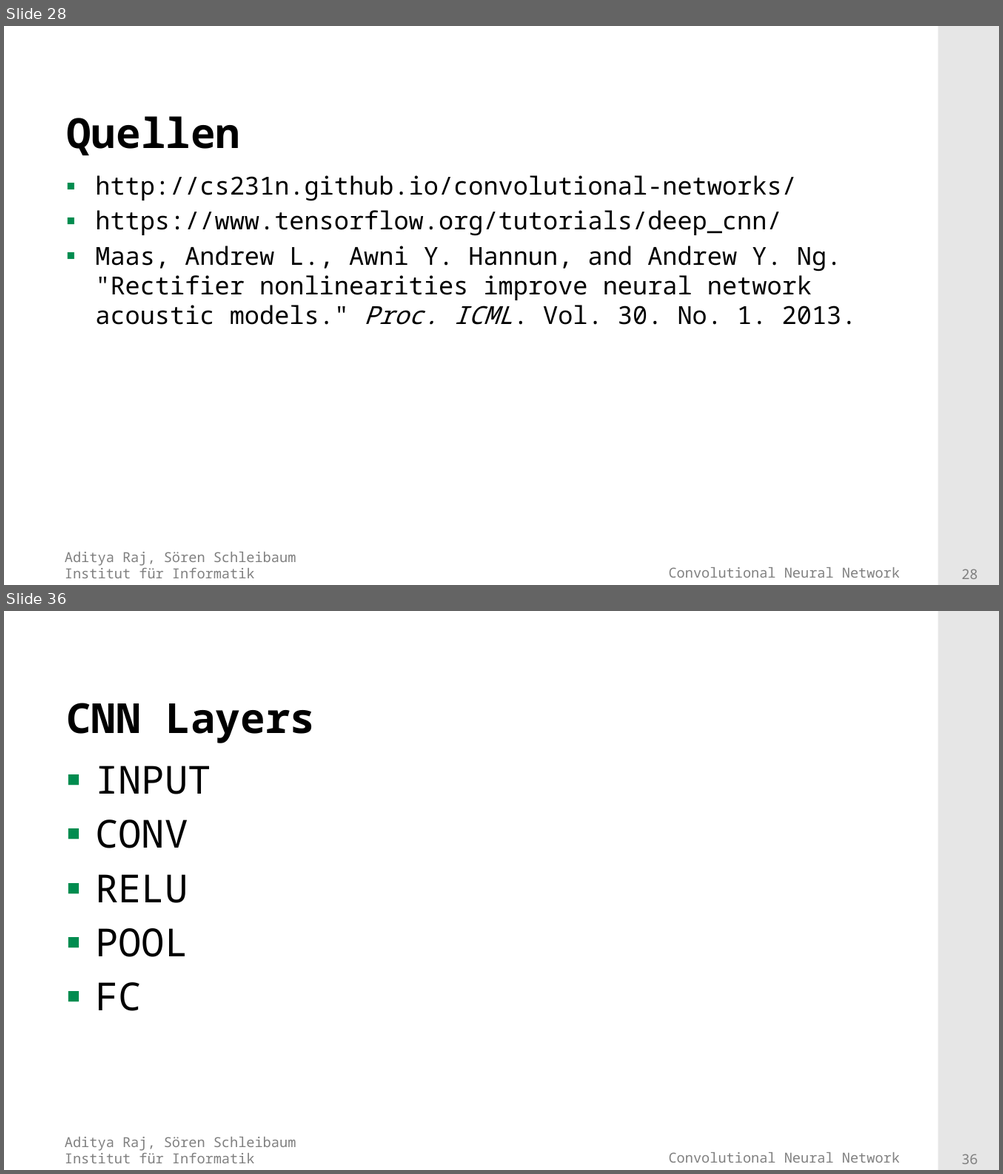
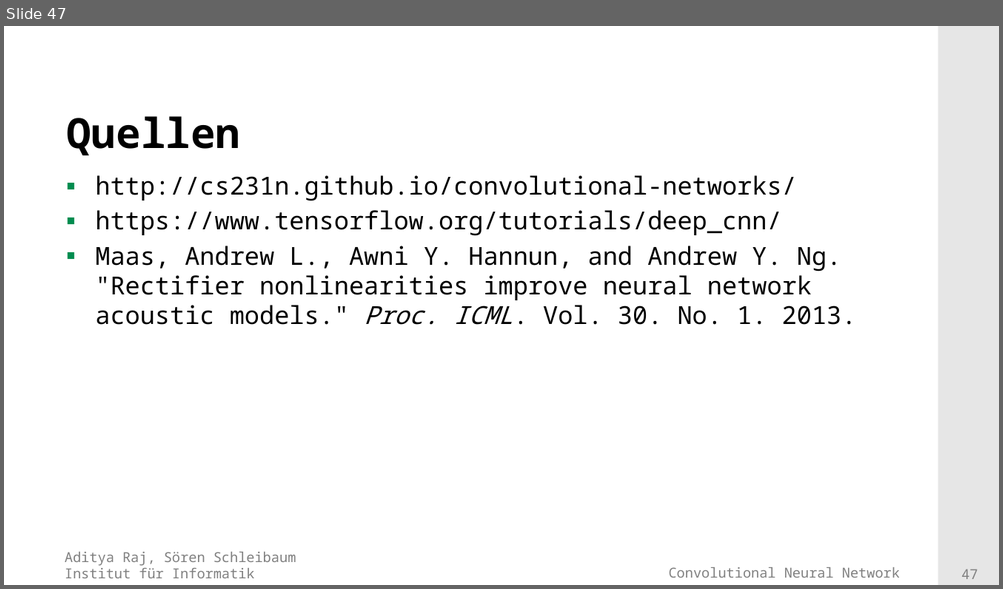
Before and after one commit to adityaraj52/ConvNet, a slide deck: PresentationsAndTalk/Presentation_final.pptx. Shown one above the other, each under a label of ours: slides 28 and 36 before the commit, slide 47 after it; the slides between them are not shown. The pictures are 1003x1174 and 1003x589 pixels, drawn with LibreOffice and Linux fonts; fonts in the diff are those of the drawing; background and template pictures are left out. Boxes give left, top, right and bottom in pixels: in the first picture for what was removed or moved away, otherwise in the second. Text is boxed around its words. In the diff, an @@ line names an element or a change of style, - is before the commit and + after.

```diff
--- a/PresentationsAndTalk/Presentation_final.pptx
+++ b/PresentationsAndTalk/Presentation_final.pptx
@@ slide 36 removed at [4, 611, 999, 1170], background #FFFFFF; not listed: 4 template elements that a slide beside it also shows @@
@@ title removed at [66, 703, 316, 743] @@
-CNN Layers
@@ text removed at [95, 766, 211, 1011] @@
-▪ INPUT
-▪ CONV
-▪ RELU
-▪ POOL
-▪ FC
@@ what was slide 28 is now slide 47 @@
@@ page number at [961, 569, 977, 580]: text changed @@
-28
+47
```
Also in this commit, not shown: 4 slides changed, 4 slides added, 26 other slides removed, 6 other files.
